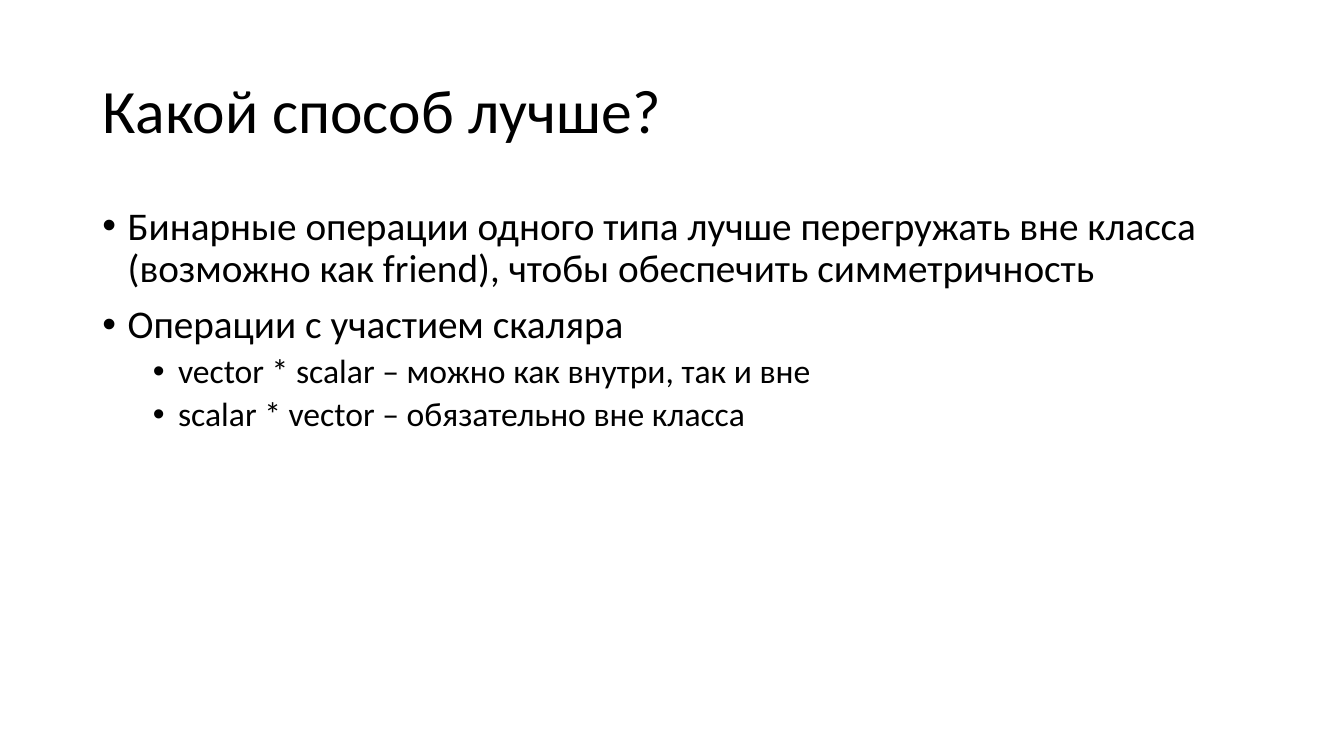
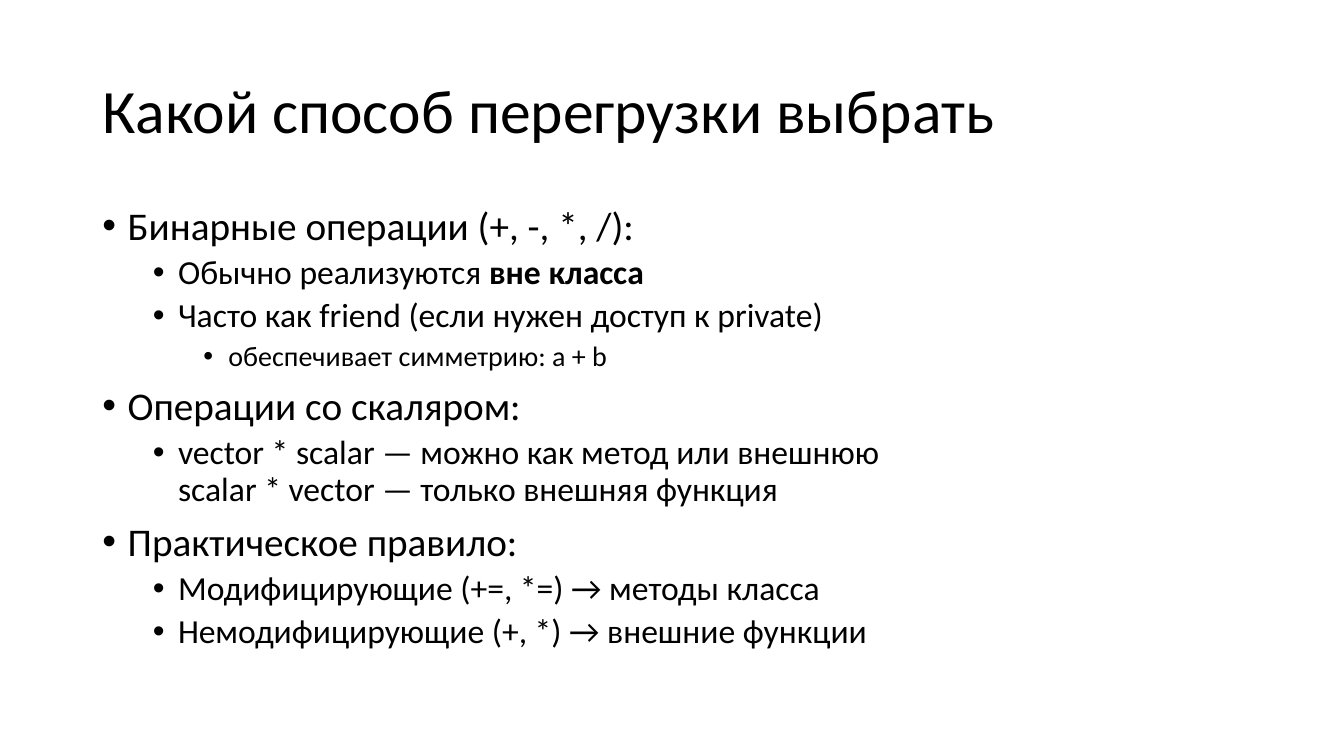
Before and after one commit to alexey-malov/oop, a slide deck: slide 16 of lectures/04/Дружественные функции и классы. Перегрузка операций.pptx (slide 15 before the commit). Drawn at 1344x756 pixels with LibreOffice and Linux fonts; fonts in the diff are those of the drawing. Boxes give left, top, right and bottom in pixels: in the first picture for what was removed or moved away, otherwise in the second. Text is boxed around its words. In the diff, an @@ line names an element or a change of style, - is before the commit and + after.

```diff
--- a/lectures/04/Дружественные функции и классы. Перегрузка операций.pptx
+++ b/lectures/04/Дружественные функции и классы. Перегрузка операций.pptx
@@ title at bbox=[102, 91, 994, 143]: text changed @@
-Какой способ лучше?
+Какой способ перегрузки выбрать
@@ text at bbox=[128, 215, 879, 649]: text changed; size 28 to 24 pt @@
-• Бинарные операции одного типа лучше перегружать вне класса (возможно как friend), чтобы обеспечить симметричность
-• Операции с участием скаляра
-  • vector * scalar – можно как внутри, так и вне
-  • scalar * vector – обязательно вне класса
+• Бинарные операции (+, -, *, /):
+  • Обычно реализуются вне класса
+  • Часто как friend (если нужен доступ к private)
+    • обеспечивает симметрию: a + b
+• Операции со скаляром:
+  • vector * scalar — можно как метод или внешнюю
+    scalar * vector — только внешняя функция
+• Практическое правило:
+  • Модифицирующие (+=, *=) → методы класса
+  • Немодифицирующие (+, *) → внешние функции
```
Also in this commit, not shown: 15 other slides changed, 8 slides added, 19 slides removed, 1 other file.
